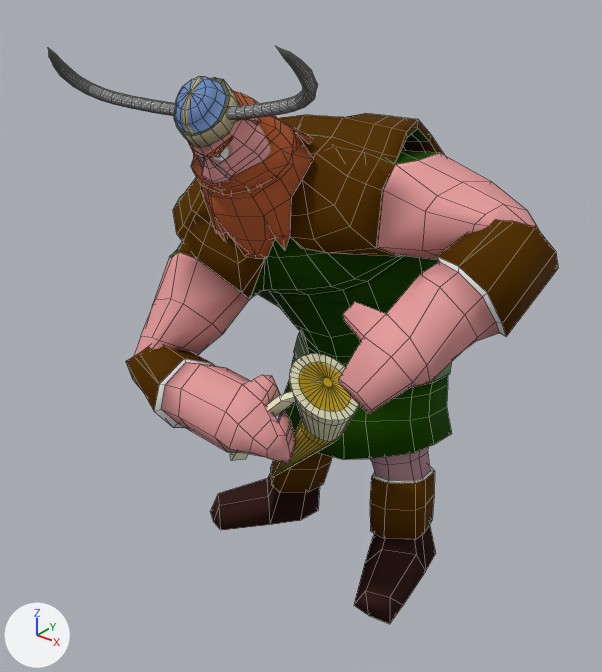
The OBJ model assets/Animacion/Vikingo/Celebracion/vikingoCelebracion_000472.obj: old version first, new version second.
Rendered twice from a camera (50 mm lens) standing at (4.89, -6.21, 6.64) and looking at (-0.02, -0.07, 2.84). The lights are fixed; the arrows at lower left show +X, +Y and +Z. Mesh edges are drawn as thin lines. Where no turn or scale is listed for an object, it has been applied to the vertices.

Before the edit, the objects in view are built like this:
```python
me_jarra_jarrah = bpy.data.meshes.new('jarra_jarraH')
me_jarra_jarrah.from_pydata(...)  # 212 vertices, 211 faces; spans x -0.07..1.2, y -1.28..-0.29, z 1.27..3.11
me_jarra_jarrah.materials.append(mat_jarramat)
me_vilkingo_ikingoh = bpy.data.meshes.new('Vilkingo_ikingoH')
me_vilkingo_ikingoh.from_pydata(...)  # 2056 vertices, 2075 faces; spans x -1.69..2.47, y -1.9..2.5, z -0.1..5.93
me_vilkingo_ikingoh.materials.append(mat_vikingomat)
ob_jarra_jarrah = bpy.data.objects.new('jarra_jarraH', me_jarra_jarrah)
ob_jarra_jarrah.location = (0.0, 0.0, 0.0)
ob_vilkingo_ikingoh = bpy.data.objects.new('Vilkingo_ikingoH', me_vilkingo_ikingoh)
ob_vilkingo_ikingoh.location = (0.0, 0.0, 0.0)
```
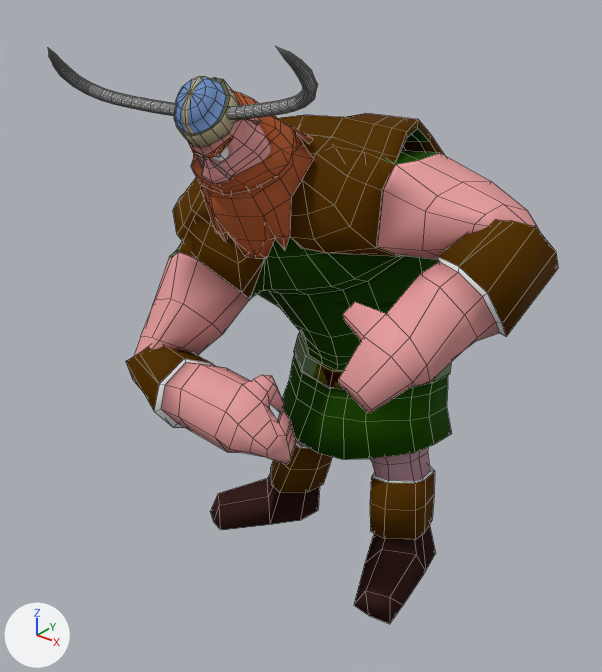
What changed in the scene script:
```text
Remove ob_jarra_jarrah:
    ob_jarra_jarrah = bpy.data.objects.new('jarra_jarraH', me_jarra_jarrah)
    ob_jarra_jarrah.location = (0.0, 0.0, 0.0)
```

Boxes [x1, y1, x2, y2] around the edits, measured in the pictures (602 x 672 px):
'jarra_jarraH', deleted: before [230, 354, 359, 477]
